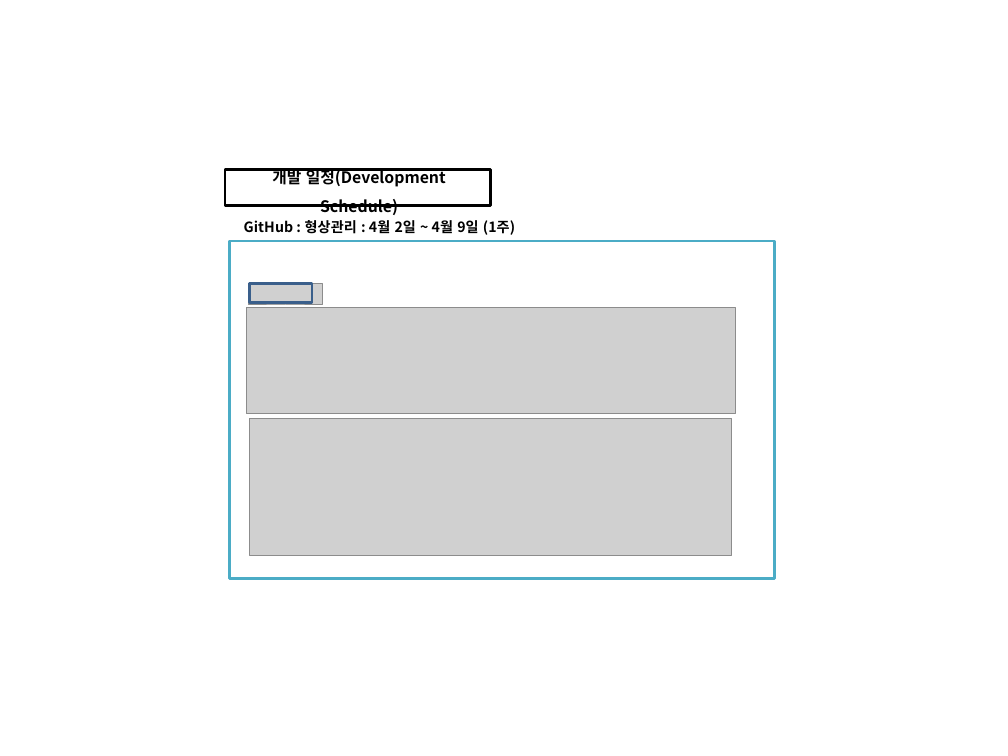
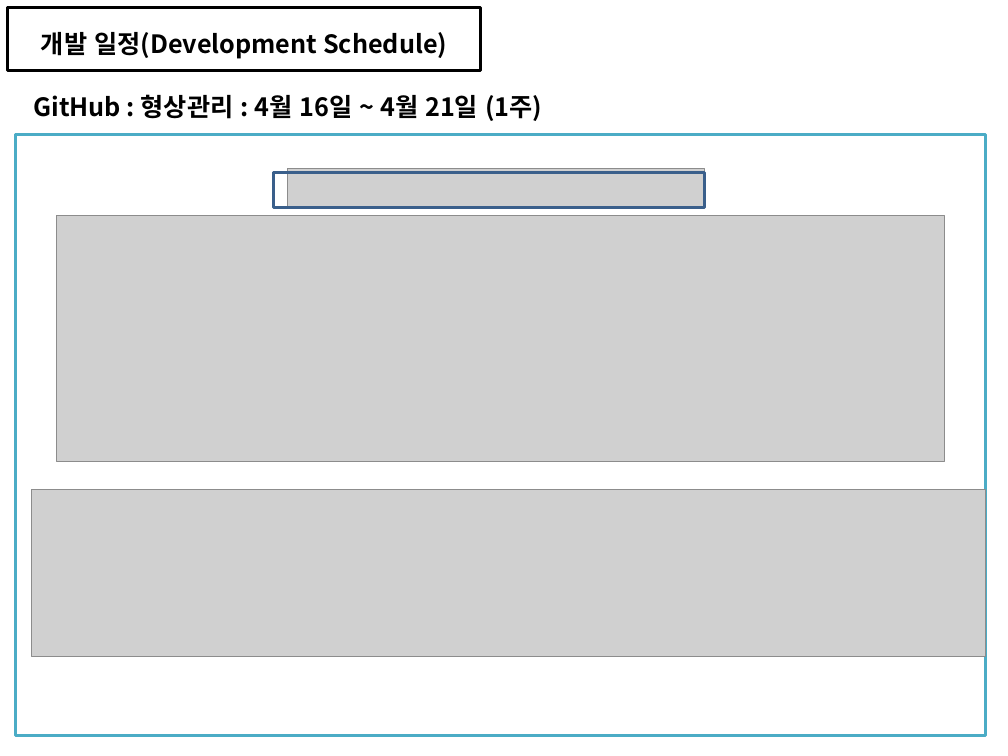
Before and after one commit to soh0256/4team, a slide deck: slide 11 of 개발 4팀 2차 미니 프로젝트/6) KOSMO_77기_개발 4팀_일정관리_형상관리_활용_종합보고서.pptx (slide 10 before the commit). Drawn at 1008x756 pixels with LibreOffice and Linux fonts; fonts in the diff are those of the drawing; grey boxes stand for pictures. Boxes give left, top, right and bottom in pixels: in the first picture for what was removed or moved away, otherwise in the second. Text is boxed around its words. In the diff, an @@ line names an element or a change of style, - is before the commit and + after.

```diff
--- a/개발 4팀 2차 미니 프로젝트/6) KOSMO_77기_개발 4팀_일정관리_형상관리_활용_종합보고서.pptx
+++ b/개발 4팀 2차 미니 프로젝트/6) KOSMO_77기_개발 4팀_일정관리_형상관리_활용_종합보고서.pptx
@@ text "개발 일정(Development Schedule)": place and size @@
-text "개발 일정(Development Schedule)" at (272, 167, 446, 215)
+text "개발 일정(Development Schedule)" at (41, 32, 447, 59)
@@ text "개발 일정(Development Schedule)" at (41, 32, 447, 59): size 11.2 to 18 pt; vertical alignment middle to top @@
@@ rectangle added at (8, 8, 481, 72), outline #000000 2 pt @@
@@ text at (33, 94, 542, 121): text changed; size 10.1 to 18 pt @@
-GitHub : 형상관리 : 4월 2일 ~ 4월 9일 (1주)
+GitHub : 형상관리 : 4월 16일 ~ 4월 21일 (1주)
@@ rectangle: place and size @@
-rectangle at (230, 241, 775, 579)
+rectangle at (16, 135, 986, 736)
@@ rectangle removed at (225, 169, 491, 205) @@
@@ rectangle: place and size @@
-rectangle at (250, 283, 312, 302)
+rectangle at (274, 172, 705, 208)
@@ picture added at (287, 169, 705, 209) @@
@@ picture added at (56, 216, 946, 462) @@
@@ picture removed at (249, 284, 323, 305) @@
@@ picture removed at (246, 307, 735, 414) @@
@@ picture removed at (250, 418, 732, 555) @@
@@ picture added at (32, 490, 986, 656) @@
```
Also in this commit, not shown: 13 other slides changed, 22 slides added.
